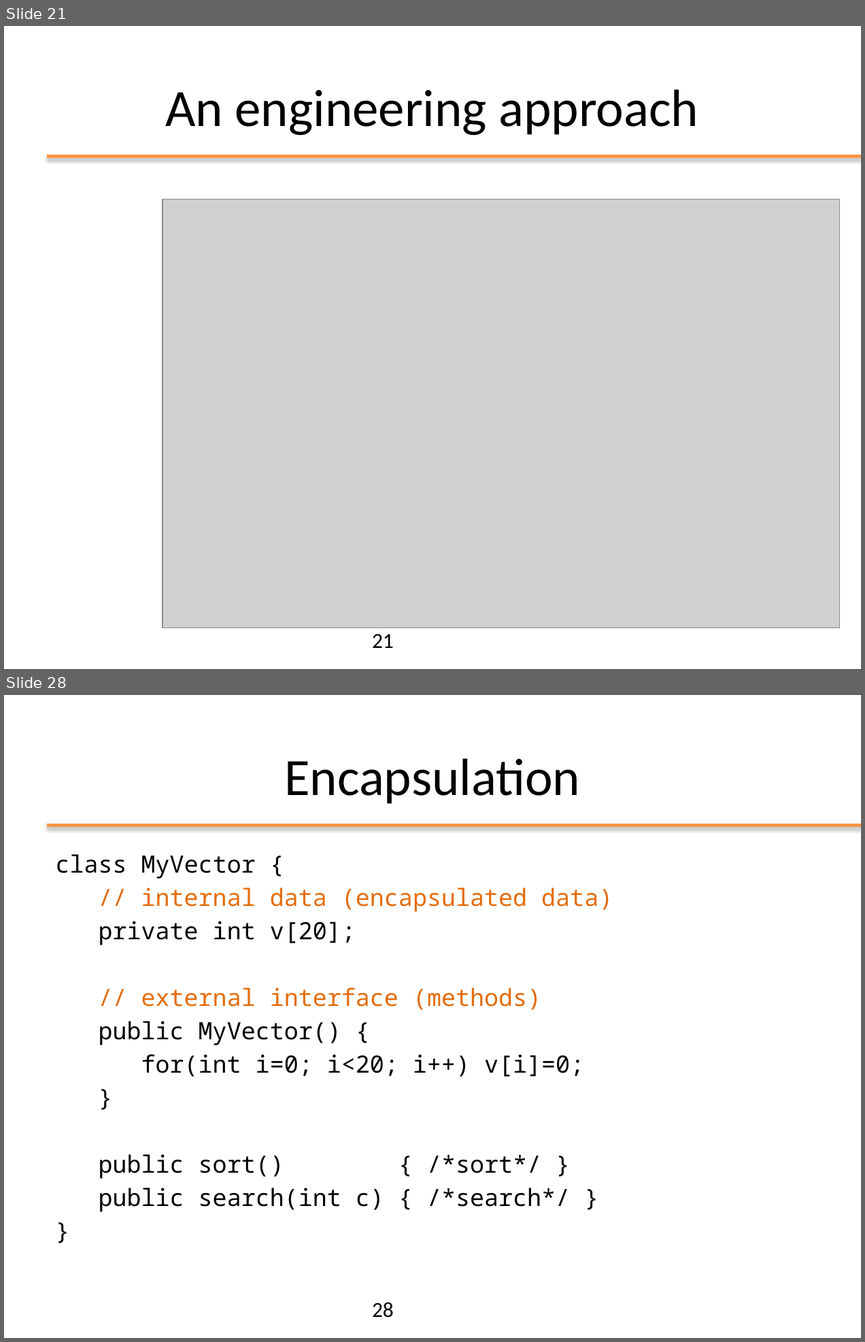
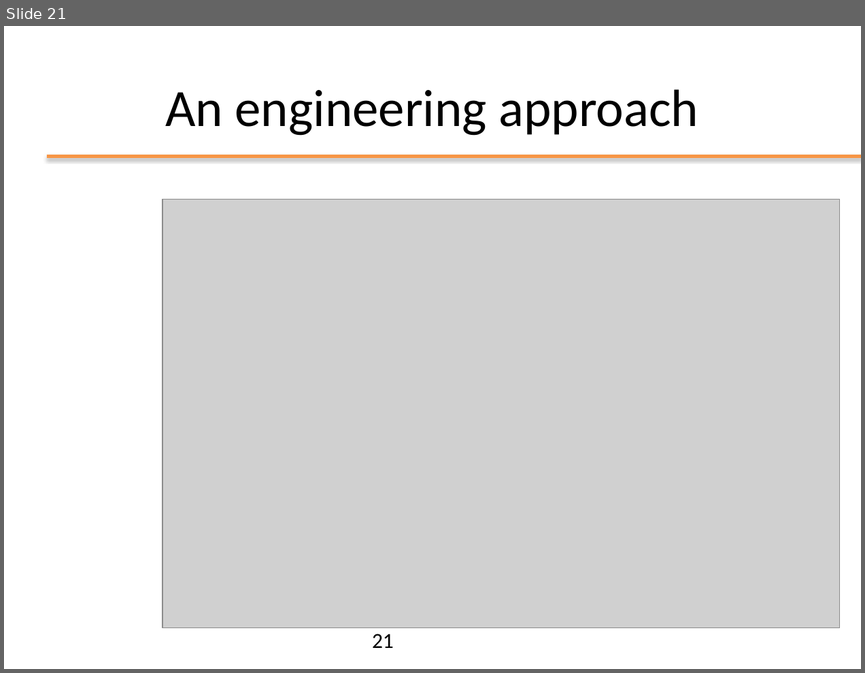
Before and after one commit to plctechnician/ooprogramming, a slide deck: java/slides/ppt/01 - Java From Functions to Objects.pptx. Shown one above the other, each under a label of ours: slides 21 and 28 before the commit, slide 21 after it; the slides between them are not shown. The pictures are 865x1342 and 865x673 pixels, drawn with LibreOffice and Linux fonts; fonts in the diff are those of the drawing; grey boxes stand for pictures; background and template pictures are left out. Boxes give left, top, right and bottom in pixels: in the first picture for what was removed or moved away, otherwise in the second. Text is boxed around its words. In the diff, an @@ line names an element or a change of style, - is before the commit and + after.

```diff
--- a/java/slides/ppt/01 - Java From Functions to Objects.pptx
+++ b/java/slides/ppt/01 - Java From Functions to Objects.pptx
@@ slide 28 removed at [4,695,861,1338], background #FFFFFF; not listed: 1 template element that a slide beside it also shows @@
@@ title removed at [284,758,580,804] @@
-Encapsulation
@@ text removed at [56,854,613,1212] @@
-class MyVector {
-// internal data (encapsulated data)
-private int v[20];
-// external interface (methods)
-public MyVector() {
-for(int i=0; i<20; i++) v[i]=0;
-}
-public sort() { /*sort*/ }
-public search(int c) { /*search*/ }
-}
@@ page number removed at [372,1302,394,1317] @@
-28
```
Also in this commit, not shown: 18 slides changed, 3 slides added, 7 other slides removed, 1 other file.
